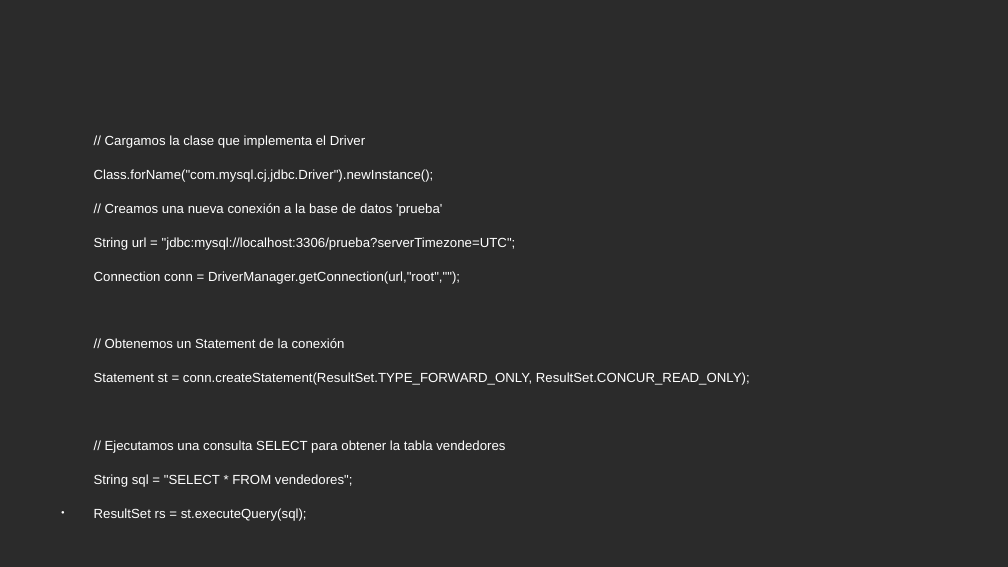
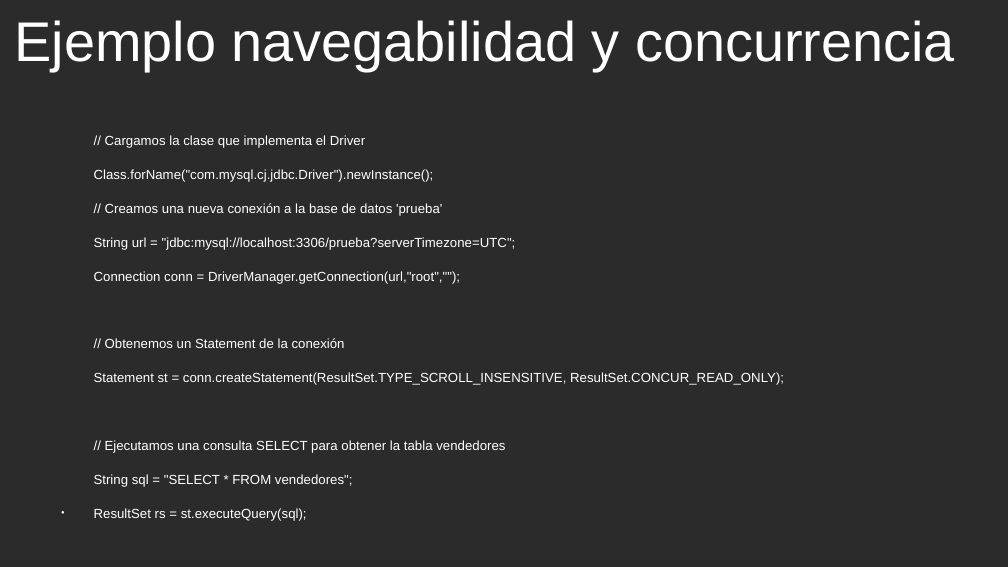
Before and after one commit to cmorenoruiz/ApuntesProgramacion, a slide deck: slide 34 of Unidad 13 Acceso a Bases de Datos/Acceso a BD Presentación para clase.odp (slide 33 before the commit). Drawn at 1008x567 pixels with LibreOffice and Linux fonts; fonts in the diff are those of the drawing; background and template pictures are left out; a plain dark background stands for a picture behind light text. Boxes give left, top, right and bottom in pixels: in the first picture for what was removed or moved away, otherwise in the second. Text is boxed around its words. In the diff, an @@ line names an element or a change of style, - is before the commit and + after.

Commit message:
Añadido ejemplo de crear statement. Corregida diapositiva que tenía que estar antes de la navegabilidad y modificado el ejemplo de navegabilidad

```diff
--- a/Unidad 13 Acceso a Bases de Datos/Acceso a BD Presentación para clase.odp
+++ b/Unidad 13 Acceso a Bases de Datos/Acceso a BD Presentación para clase.odp
@@ title added at (14, 20, 955, 71), 44 pt, text #FFFFFF @@
+Ejemplo navegabilidad y concurrencia
@@ text at (94, 372, 784, 385): text changed @@
-Statement st = conn.createStatement(ResultSet.TYPE_FORWARD_ONLY, ResultSet.CONCUR_READ_ONLY);
+Statement st = conn.createStatement(ResultSet.TYPE_SCROLL_INSENSITIVE, ResultSet.CONCUR_READ_ONLY);
```
Also in this commit, not shown: 4 other slides changed.
